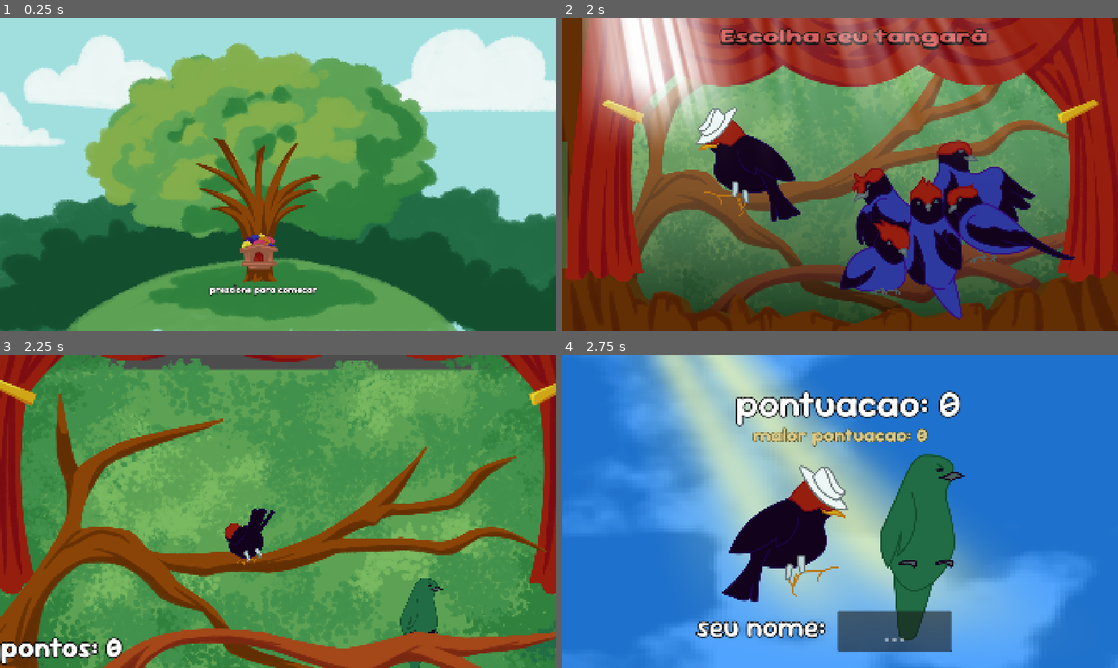
Above: before the commit, frames 1-4 (two rows, left to right).
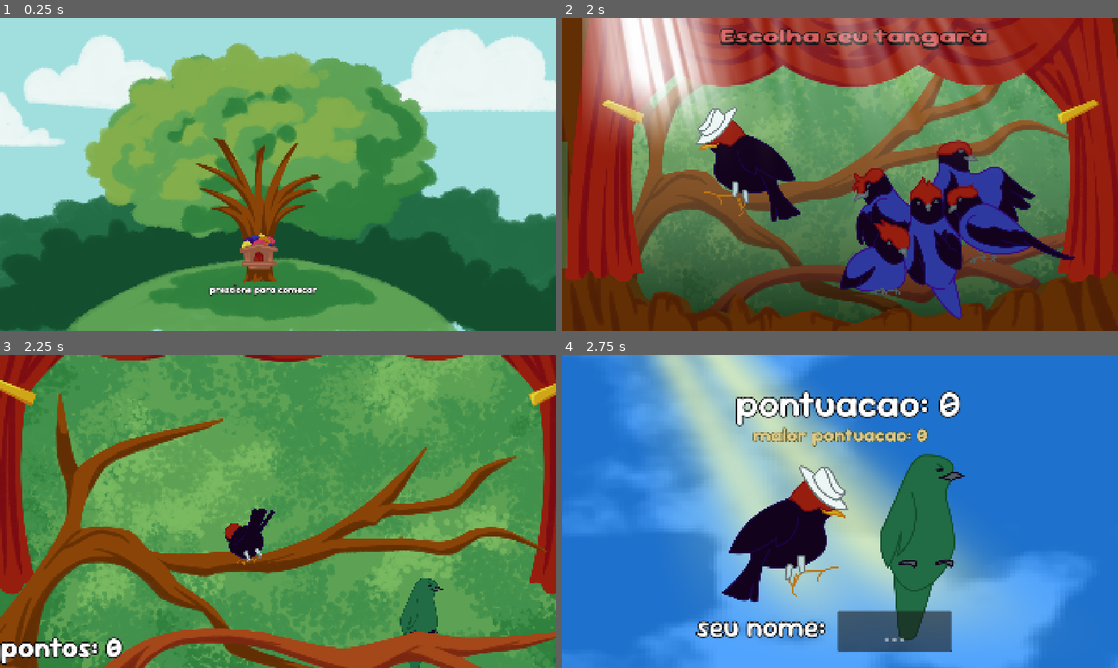
Above: after the commit, the same moments.

Repository: FaunaPolaris/quem-nao-dancar-dancou
Game: Godot game, scene res://mainMenu/mainMenu.tscn
Two runs of this game, one before a commit and one after it. Both use one fixed random seed, a clock stepped at 60 frames per second and the inputs below. Sound files missing from this copy of the repository are replaced by a short silence.
Inputs (mouse positions are in pixels of both pictures, inside the frame that each line leads up to):
- Up to frame 1 (0.25 s): no input
- Up to frame 2 (2 s): tap Enter at 0.5 s; move the mouse to (962, 158) at 0.52 s; tap Space ( ) at 0.6 s; tap D (D) at 0.8, 1.35 s; move the mouse to (728, 190) at 1.27 s; tap S (S) at 1.55 s
- Up to frame 3 (2.25 s): click (189, 508) at 2 s
- Up to frame 4 (2.75 s): no input

Frames 1-2 are identical in both runs. In frame 3, 13% of the frame differs, in the area x 0-100%, y 0-100%; in frame 4, nothing differs.

Commit message:
background thingz

Diff:
--- a/gameCabecaEncarnada/gameCabecaEncarnada.tscn
+++ b/gameCabecaEncarnada/gameCabecaEncarnada.tscn
@@ -43,7 +43,8 @@
 script = ExtResource("1_ssxmp")
 
 [node name="BackgroundMenuFundoverde" type="Sprite2D" parent="."]
-position = Vector2(1002, 542)
+position = Vector2(1041, 517)
+scale = Vector2(1.08767, 1.08767)
 texture = ExtResource("2_vgfbc")
 
 [node name="BackgroundMenuCortina" type="Sprite2D" parent="."]
--- a/gameDancarino/gameDancarino.tscn
+++ b/gameDancarino/gameDancarino.tscn
@@ -43,7 +43,8 @@
 script = ExtResource("1_qqvk5")
 
 [node name="BackgroundMenuFundoverde" type="Sprite2D" parent="."]
-position = Vector2(1002, 542)
+position = Vector2(1004, 502)
+scale = Vector2(1.0752, 1.0752)
 texture = ExtResource("2_qqvk5")
 
 [node name="BackgroundMenuCortina" type="Sprite2D" parent="."]
--- a/levelSelect/levelSelect.tscn
+++ b/levelSelect/levelSelect.tscn
@@ -314,10 +314,10 @@
 shape = SubResource("RectangleShape2D_pmsvn")
 
 [node name="ScoreBoard" type="Panel" parent="ParallaxBackground/ParallaxLayer5/TangaraCabeca-encarnada"]
-offset_left = -1372.0
-offset_top = -28.0
-offset_right = -1048.0
-offset_bottom = 408.0
+offset_left = -1000.0
+offset_top = -21.0
+offset_right = -676.0
+offset_bottom = 415.0
 mouse_filter = 1
 theme_override_styles/panel = SubResource("StyleBoxFlat_ybgj6")
 
